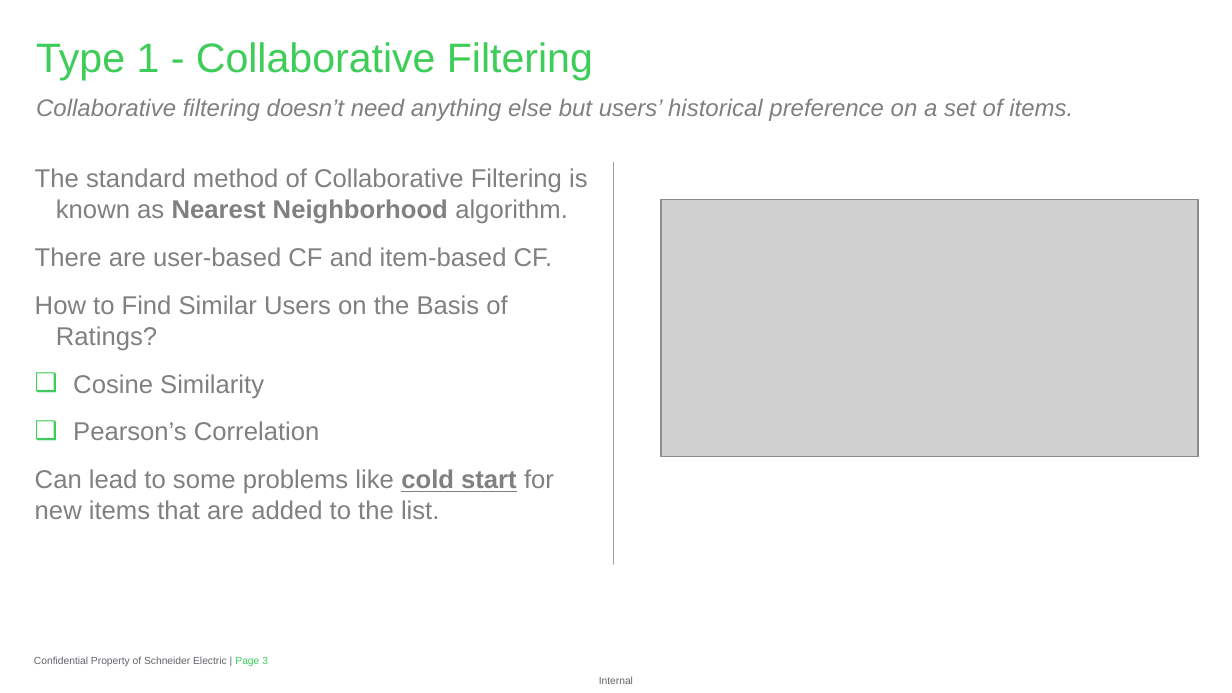
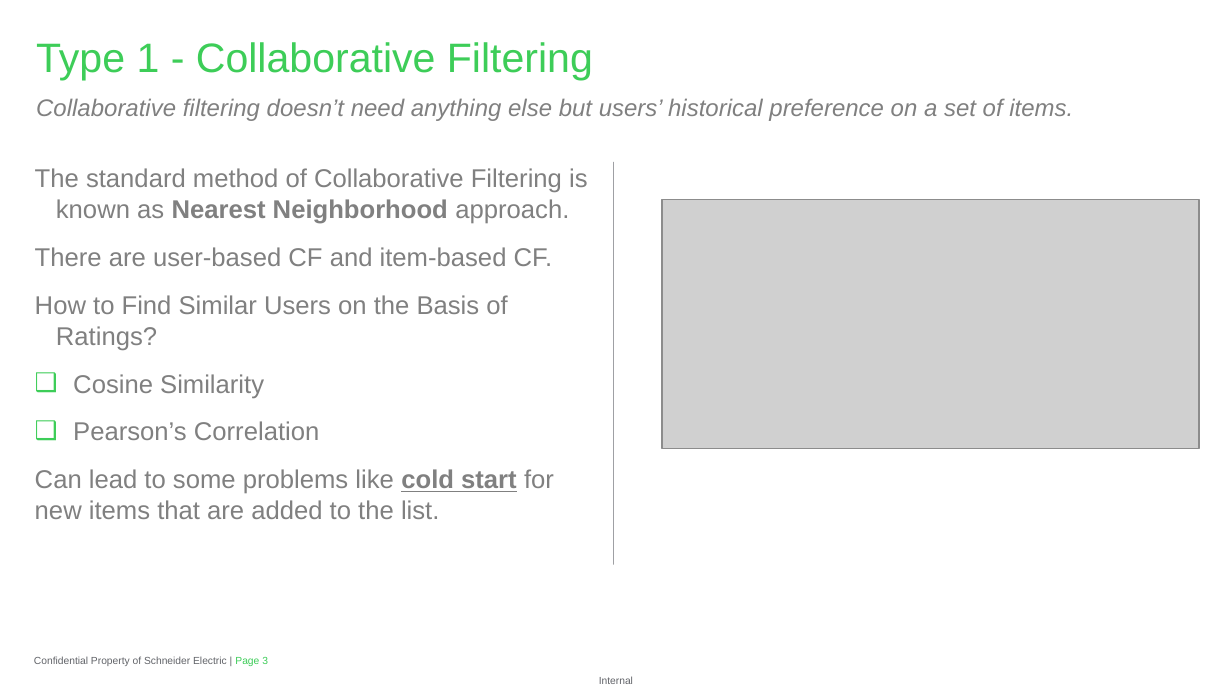
Before and after one commit to ghoshark/Recommender-API-AWS-Personalize, a slide deck: slide 3 of Recommender API with Amazon Personalize.pptx. Drawn at 1232x693 pixels with LibreOffice and Linux fonts; fonts in the diff are those of the drawing; grey boxes stand for pictures; background and template pictures are left out. Boxes give left, top, right and bottom in pixels: in the first picture for what was removed or moved away, otherwise in the second. Text is boxed around its words. In the diff, an @@ line names an element or a change of style, - is before the commit and + after.

```diff
--- a/Recommender API with Amazon Personalize.pptx
+++ b/Recommender API with Amazon Personalize.pptx
@@ text at (35, 168, 587, 224): text changed @@
-The standard method of Collaborative Filtering is known as Nearest Neighborhood algorithm.
+The standard method of Collaborative Filtering is known as Nearest Neighborhood approach.
@@ picture: place and size @@
-picture at (662, 200, 1199, 457)
+picture at (662, 200, 1199, 448)
```
Also in this commit, not shown: 5 other slides changed.
